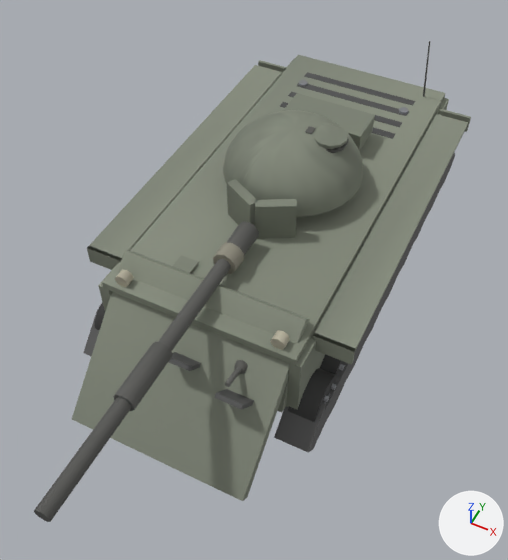
What one commit did to the glTF model client/assets/models/wz111.glb.
Camera for both pictures: a 50 mm lens placed at (3.5, -8.63, 9.69), pointed at (0.12, -1.88, 1.25). The lights are fixed; the arrows at lower right show +X, +Y and +Z. The older version comes first. Where no turn or scale is listed for an object, it has been applied to the vertices. Vertices at exactly the same position are counted once.

In view in the first picture: 'barrel', 'glacis', 'hullSide', 'hullTop', 'mantlet', 'tracks', 'turretFront', 'turretRear', 'turretRoof', 'turretSide', 'wheel16' and 4 more.
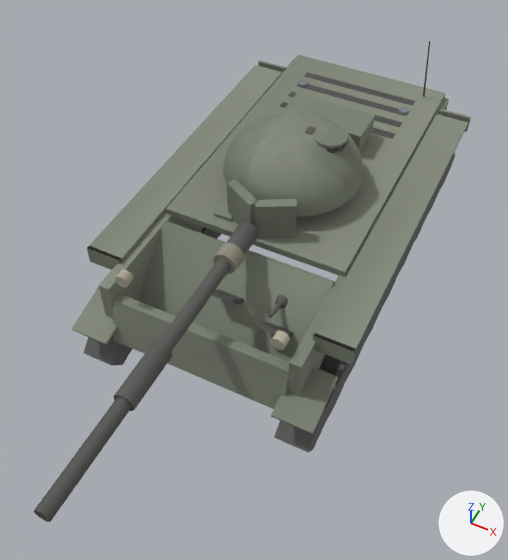
What differs and where, as boxes [x1, y1, x2, y2] in the pictures (508 x 560 px; the box of a moved part takes in the faces that stretch with it):
'glacis', reshaped
    before: [72, 251, 309, 501]
    after: [138, 202, 335, 362]
'hullTop', reshaped (19% narrower, 28% shorter)
    before: [102, 55, 445, 365]
    after: [166, 55, 445, 277]
'tracks', reshaped (mostly hidden)
    before: [83, 153, 455, 452]
    after: [72, 153, 455, 452]
part 1 of me_mesh_18, added
    after: [72, 287, 338, 434]
part 2 of me_mesh_20, moved or reshaped
    before: [172, 255, 199, 274]
    after: [214, 202, 233, 222]
part 3 of me_mesh_20, moved or reshaped
    before: [234, 360, 248, 374]
    after: [275, 295, 288, 308]
part 4 of me_mesh_20, moved or reshaped
    before: [225, 367, 241, 387]
    after: [268, 302, 282, 318]
part 5 of me_mesh_20, moved or reshaped
    before: [169, 352, 201, 371]
    after: [212, 290, 244, 304]
part 6 of me_mesh_20, moved or reshaped
    before: [214, 389, 254, 410]
    after: [258, 322, 294, 337]
part 7 of me_mesh_20, moved or reshaped
    before: [72, 251, 309, 501]
    after: [138, 221, 335, 362]
'lowerPlate', unchanged, uncovered by the edit
    before: [277, 382, 288, 413]
    after: [113, 293, 289, 409]
'wheel16', unchanged, covered by the edit
    before: [288, 368, 337, 422]
    after: [318, 368, 337, 400]

Diff of the bpy script that builds the scene:
```diff
--- a/client/assets/models/wz111.glb.py
+++ b/client/assets/models/wz111.glb.py
@@ me_mesh_18 @@
 # used by ob_tracks; location = (0.0, 0.0, 0.0)
-me_mesh_18.from_pydata(...)  # 168 vertices, 312 faces; spans x -1.99..1.99, y -3.85..3.85, z 0.1..1.19
+me_mesh_18.from_pydata(...)  # 200 vertices, 360 faces; spans x -2.03..2.03, y -3.89..3.85, z 0.1..1.28
+# me_mesh_18 part 1
+# 16 vertices are added at x -2.03..1.39, y -3.89..3.85, z 1.0..1.28
+# 16 new vertices lie (0.64, 0.0, 0.0) away from vertices in x -2.03..1.39, y -3.89..3.85, z 1.0..1.28
+# 48 new faces join them
 me_mesh_18.materials.append(mat_tracks_mat)
@@ me_mesh_20 @@
 # used by ob_glacis; location = (0.0, 0.0, 0.0)
 # before: 0 (1.46, -2.99, 2.22) at pixel (305, 319), 1 (1.46, -4.9, 0.32) at pixel (242, 501), 2 (1.46, -2.85, 2.08) at pixel (309, 318), 3 (1.46, -4.76, 0.18) at pixel (247, 497), 4 (-1.46, -2.85, 2.08) at pixel (131, 251)
 # before: 5 (-1.46, -4.76, 0.18), 6 (-1.46, -2.99, 2.22) at pixel (124, 250), 7 (-1.46, -4.9, 0.32) at pixel (71, 419)
-me_mesh_20.from_pydata(...)  # 80 vertices, 132 faces; spans x -1.46..1.46, y -4.9..-2.55, z 0.18..2.22
+me_mesh_20.from_pydata(...)  # 80 vertices, 132 faces; spans x -1.46..1.46, y -3.27..-1.22, z 0.48..2.04
+# me_mesh_20 part 2: the loose piece of 8 vertices spanning x -0.77..-0.47, y -2.85..-2.55, z 1.9..2.04 is moved by (0.0, 1.33, 0.0)
+# me_mesh_20 part 3: the loose piece of 26 vertices spanning x 0.69..0.93, y -3.75..-3.51, z 1.4..1.64 is moved by (0.0, 1.33, 0.0)
+# me_mesh_20 part 4: the loose piece of 14 vertices spanning x 0.77..0.84, y -4.07..-3.62, z 1.5..1.69 is moved by (0.0, 1.33, 0.0)
+# me_mesh_20 part 5: the loose piece of 8 vertices spanning x -0.21..0.25, y -4.12..-3.49, z 1.1..1.73 is moved by (0.0, 1.33, 0.0)
+# me_mesh_20 part 6: the loose piece of 8 vertices spanning x 0.7..1.16, y -4.26..-3.63, z 0.96..1.59 is moved by (0.0, 1.33, 0.0)
+# me_mesh_20 part 7
+for i in [0, 2, 4, 6]: me_mesh_20.vertices[i].co += Vector((0.0, 1.05, -0.28))
+for i in [1, 3, 5, 7]: me_mesh_20.vertices[i].co += Vector((0.0, 1.63, 0.3))
+# other edits to the shape of me_mesh_20 do not show in these pictures
 me_mesh_20.materials.append(mat_glacis_mat)
@@ me_mesh_23 @@
 # used by ob_hulltop; location = (0.0, 0.0, 0.0)
 # before: 0 (1.55, -3.5, 1.98) at pixel (295, 360), 1 (1.55, -3.5, 1.86) at pixel (295, 365), 6 (-1.55, -3.5, 1.98) at pixel (102, 282), 7 (-1.55, -3.5, 1.86) at pixel (103, 287)
-me_mesh_23.from_pydata(...)  # 76 vertices, 124 faces; spans x -1.55..1.55, y -3.5..3.5, z 1.86..2.02
+me_mesh_23.from_pydata(...)  # 76 vertices, 124 faces; spans x -1.55..1.55, y -1.72..3.5, z 1.86..2.02
+# me_mesh_23 part 8
+for i in [0, 1, 6, 7]: me_mesh_23.vertices[i].co += Vector((0.0, 1.78, 0.0))
 me_mesh_23.materials.append(mat_hulltop_mat)
```
